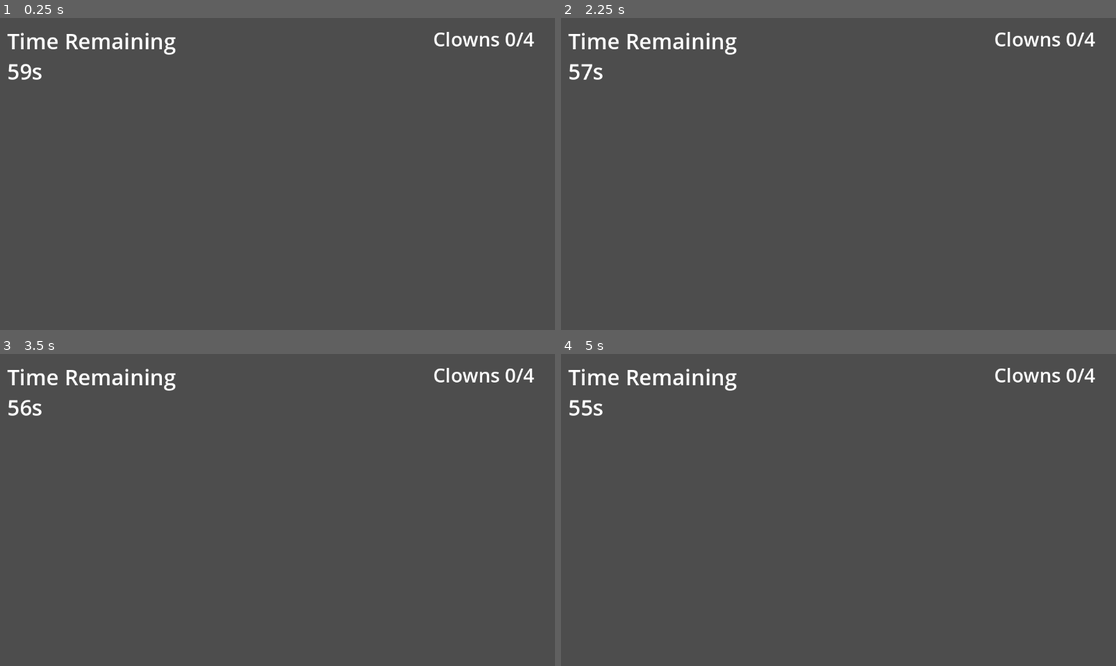
Above: before the commit, frames 1-4 (two rows, left to right).
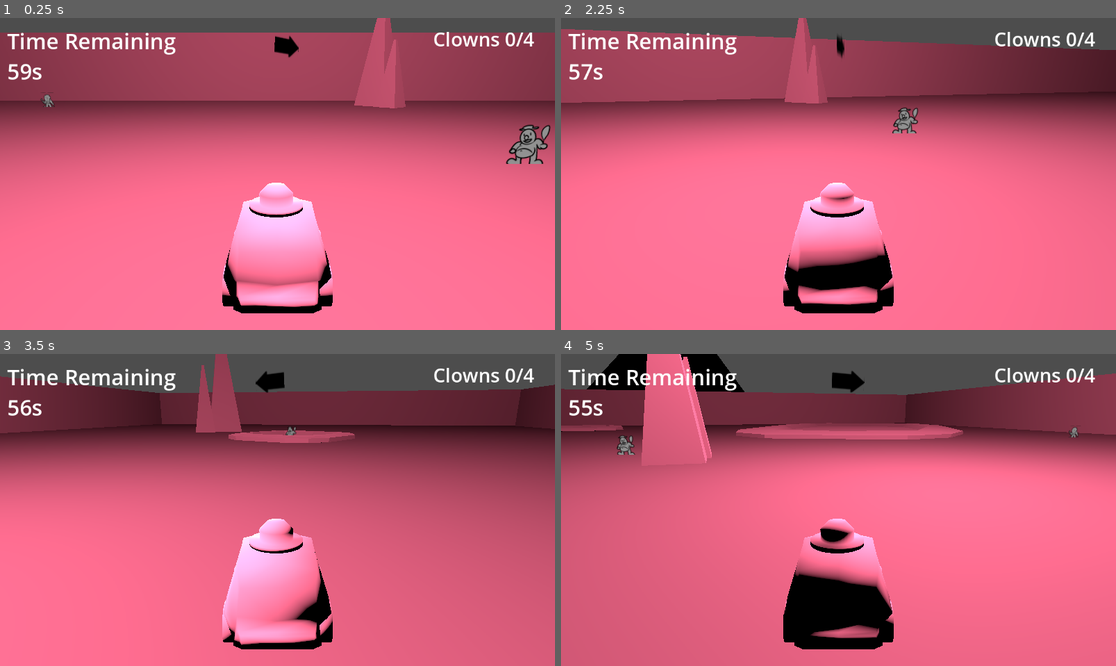
Above: after the commit, the same moments.

Repository: malceore/ClownCarGame
Game: Godot game, scene res://scenes/level_world_3.tscn
Two runs of this game, one before a commit and one after it. Both use one fixed random seed, a clock stepped at 60 frames per second and the inputs below. This scene is started directly instead of the project's main scene.
Inputs (mouse positions are in pixels of both pictures, inside the frame that each line leads up to):
- Up to frame 1 (0.25 s): no input
- Up to frame 2 (2.25 s): tap Enter at 0.5 s; move the mouse to (960, 158) at 0.52 s; hold D (turn_right) 0.53-1.28 s; hold Space (honk) 0.53-1.28 s; move the mouse to (727, 189) at 1.27 s; hold S (reverse) 1.28-2.03 s; click (727, 189) at 1.35 s; tap Space (honk) at 1.55 s; move the mouse to (894, 105) at 2.02 s; hold D (turn_right) from 2.03 s (still down); hold Space (honk) from 2.03 s (still down)
- Up to frame 3 (3.5 s): move the mouse to (249, 572) at 2.77 s; release D (turn_right) at 2.78 s; release Space (honk) at 2.78 s; hold W (accelerate) from 2.78 s (still down); tap Space (honk) at 2.85 s
- Up to frame 4 (5 s): move the mouse to (1005, 556) at 3.52 s; release W (accelerate) at 3.53 s; press the mouse at (1005, 556) at 3.53 s; hold A (turn_left) from 3.53 s (still down); tap Space (honk) at 3.8, 4.35 s; move the mouse to (672, 463) at 4.27 s; release the mouse at (672, 463) at 4.28 s

The runs differ from the first frame. In frame 1, 95% of the frame differs, in the area x 0-100%, y 0-100%; in frame 2, 93%; in frame 3, 89%; in frame 4, 91%.

Commit message:
readded honk sound after merge conflict

Diff:
--- a/scenes/car.tscn
+++ b/scenes/car.tscn
@@ -2,11 +2,10 @@
 
 [ext_resource type="Script" path="res://scripts/car.gd" id="1_7j6ie"]
 [ext_resource type="ArrayMesh" uid="uid://b5m25fr5q71xv" path="res://models/clown_car.obj" id="2_5r3he"]
-[ext_resource type="Texture2D" uid="uid://dwhvlw2xpd525" path="res://models/clown_car_texture.png" id="2_jtg8t"]
 [ext_resource type="Texture2D" uid="uid://bscvp0k58lwyb" path="res://graphics/arrow.png" id="3_dyudl"]
+[ext_resource type="AudioStream" uid="uid://dncwg8qj7gmdt" path="res://sound/car-horn-beep-beep-two-beeps-honk-honk-6188.mp3" id="4_6oqo1"]
 
 [sub_resource type="StandardMaterial3D" id="StandardMaterial3D_msvk6"]
-albedo_texture = ExtResource("2_jtg8t")
 
 [sub_resource type="SphereShape3D" id="SphereShape3D_7uq41"]
 radius = 1.59526
@@ -41,3 +40,6 @@
 
 [node name="CollisionShape3D" type="CollisionShape3D" parent="RigidBody3D"]
 shape = SubResource("SphereShape3D_7uq41")
+
+[node name="audioHonk" type="AudioStreamPlayer" parent="."]
+stream = ExtResource("4_6oqo1")
